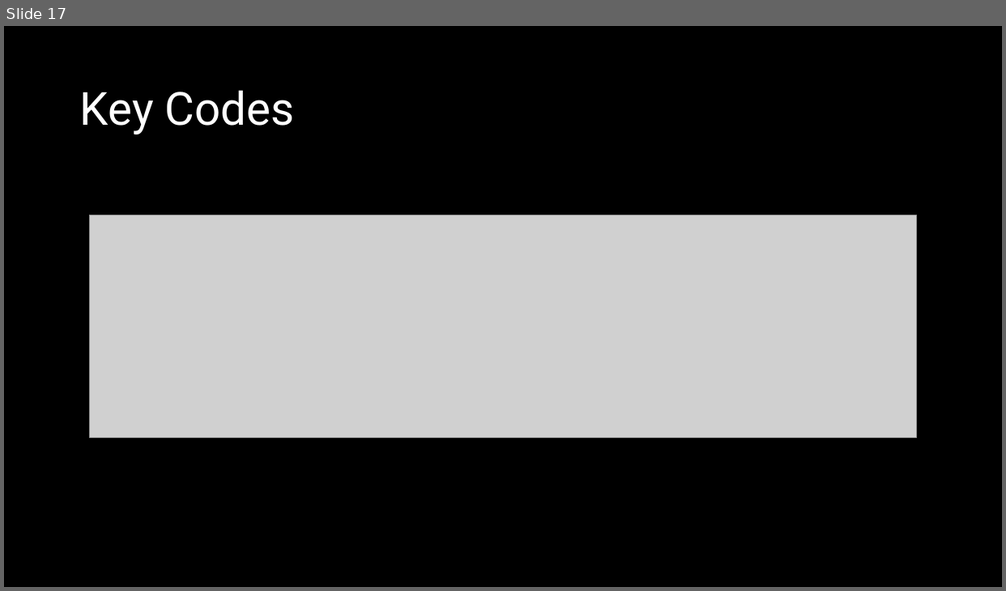
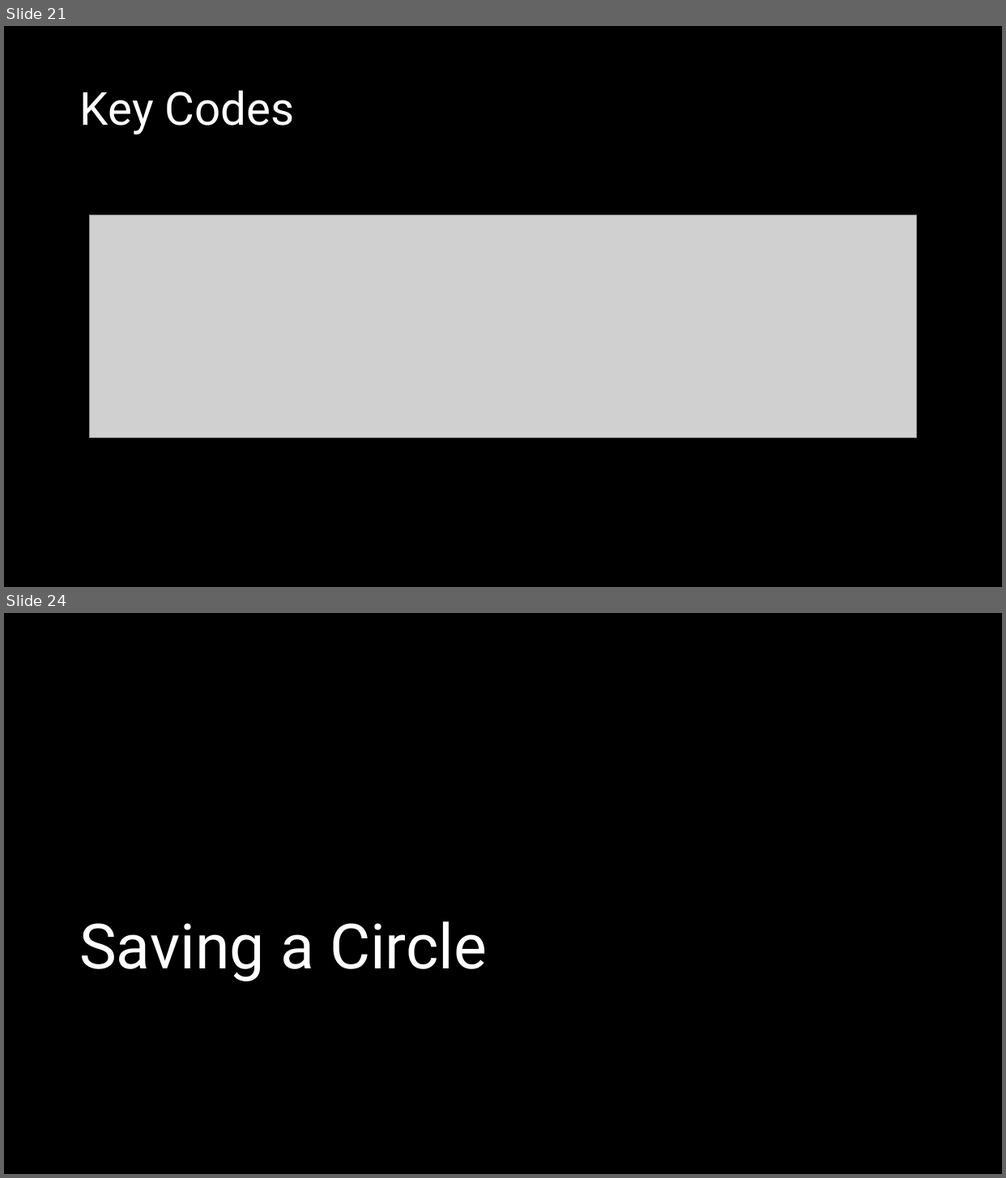
Before and after one commit to crhallberg/IMM120, a slide deck: Presentations/Sept 11 - Class 2.pptx. Shown one above the other, each under a label of ours: slide 17 before the commit, slides 21 and 24 after it; the slides between them are not shown. The pictures are 1006x591 and 1006x1178 pixels, drawn with LibreOffice and Linux fonts; fonts in the diff are those of the drawing; grey boxes stand for pictures. Boxes give left, top, right and bottom in pixels: in the first picture for what was removed or moved away, otherwise in the second. Text is boxed around its words. In the diff, an @@ line names an element or a change of style, - is before the commit and + after.

```diff
--- a/Presentations/Sept 11 - Class 2.pptx
+++ b/Presentations/Sept 11 - Class 2.pptx
@@ slide 24 added at <box>4,613,1002,1174</box>, background #000000 @@
@@ title added at <box>79,922,487,982</box>, 60 pt, text #FFFFFF @@
+Saving a Circle
@@ what was slide 17 is now slide 21 @@
```
Also in this commit, not shown: 2 slides changed, 13 other slides added, 3 slides removed, 3 other files.
